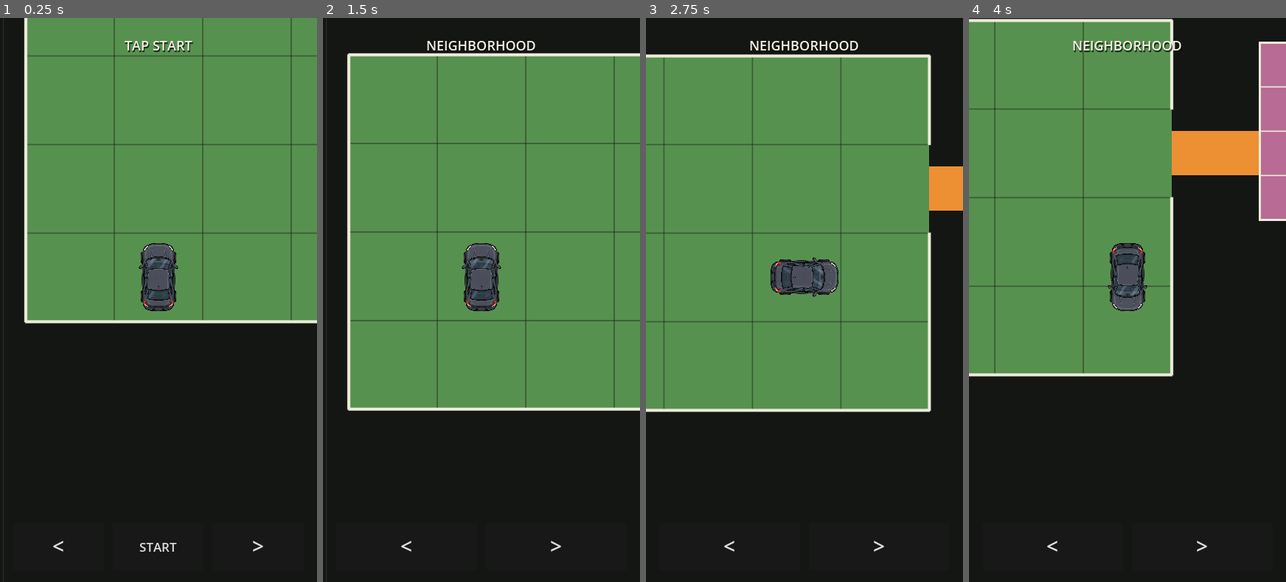
Above: before the commit, frames 1-4 (left to right).
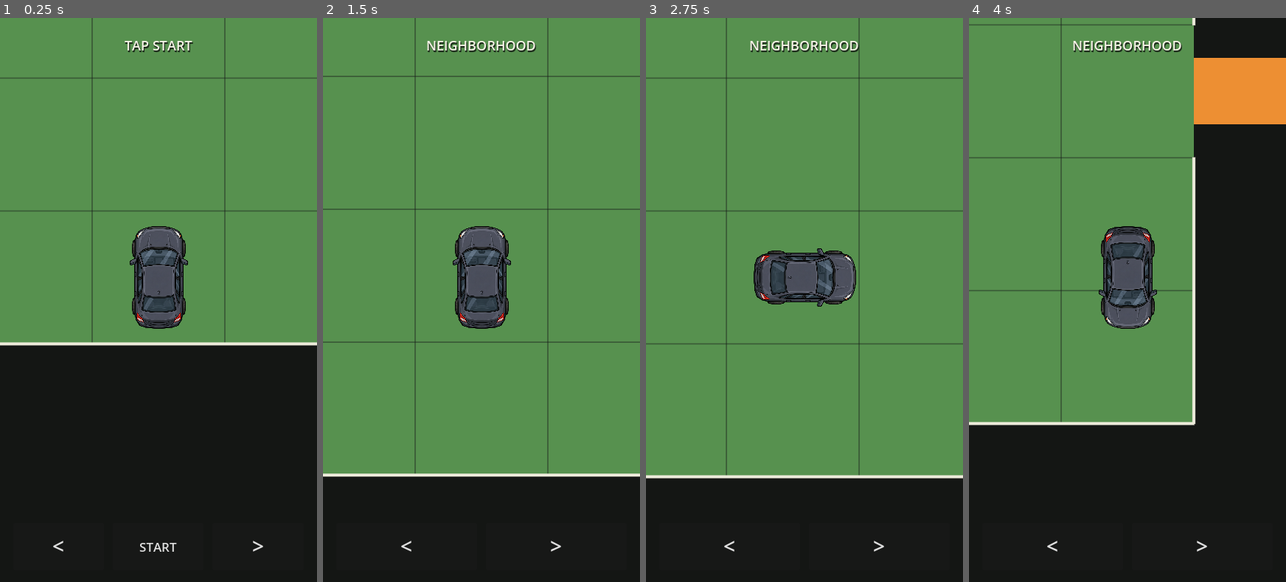
Above: after the commit, the same moments.

Repository: patrickcallahancomedy/comedian
Game: Godot game, scene res://scenes/drive/drive_module.tscn
The game is run twice, just before and just after one commit, with the same random seed, the same clock (stepped at 60 frames per second) and the same inputs.
Inputs (mouse positions are in pixels of both pictures, inside the frame that each line leads up to):
- Up to frame 1 (0.25 s): no input
- Up to frame 2 (1.5 s): click "START" at 0.5 s; tap Enter (ui_accept) at 1.25 s; move the mouse to (551, 271) at 1.27 s; hold Right from 1.28 s (still down); tap Space at 1.35 s; click (551, 271) at 1.42 s
- Up to frame 3 (2.75 s): tap Enter (ui_accept) at 1.52 s; release Right at 2 s; drag from (741, 328) to (788, 412) at 2.02 s
- Up to frame 4 (4 s): move the mouse to (1159, 175) at 2.77 s; hold Right 2.78-3.5 s; tap Space at 2.85 s; drag from (1111, 412) to (1032, 215) at 3.52 s

The runs differ from the first frame. In frame 1, 13% of the frame differs, in the area x 0-100%, y 0-100%; in frame 2, 29%; in frame 3, 30%, in the area x 0-100%, y 0-82%; in frame 4, 23%.

Commit message:
DRIVE GRID v0.1 make close-up scale obvious

Diff:
--- a/godot/scripts/drive/drive_grid_controller.gd
+++ b/godot/scripts/drive/drive_grid_controller.gd
@@ -12,8 +12,8 @@
 const MAP = preload("res://scripts/drive/drive_grid_map.gd")
 
 const STEP_SECONDS := 1.0
-const WORLD_ZOOM := 3.0
-const CAR_REFERENCE_SCALE := 1.0
+const WORLD_ZOOM := 4.5
+const CAR_REFERENCE_SCALE := 1.5
 
 const NEIGHBORHOOD_COLOR := Color(0.34, 0.57, 0.31)
 const CONNECTOR_COLOR := Color(0.93, 0.56, 0.20)
